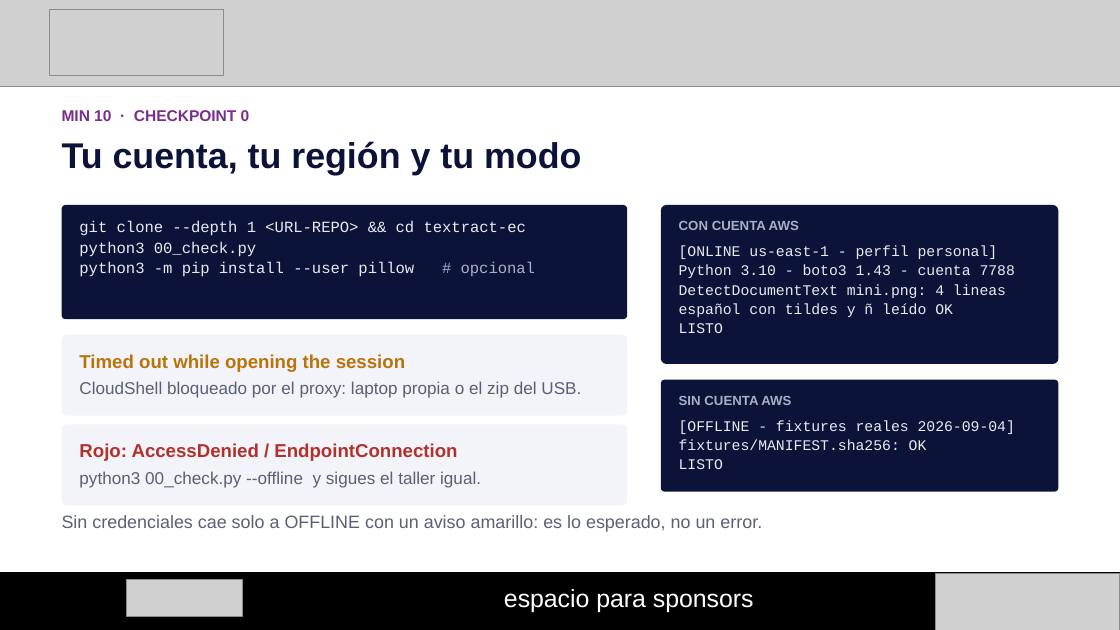
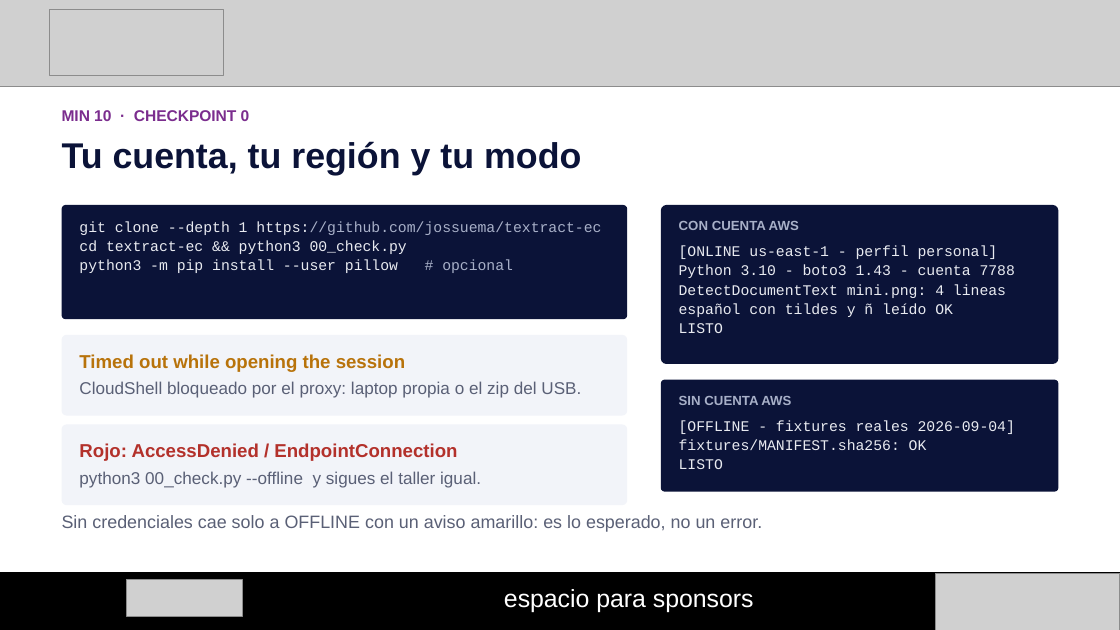
Before and after one commit to jossuema/textract-ec, a slide deck: slide 4 of slides/workshop-textract.pptx. Drawn at 1120x630 pixels with LibreOffice and Linux fonts; fonts in the diff are those of the drawing; grey boxes stand for pictures. Boxes give left, top, right and bottom in pixels: in the first picture for what was removed or moved away, otherwise in the second. Text is boxed around its words. In the diff, an @@ line names an element or a change of style, - is before the commit and + after.

```diff
--- a/slides/workshop-textract.pptx
+++ b/slides/workshop-textract.pptx
@@ text at [79, 221, 601, 254]: text changed; size 10 to 9.5 pt @@
-git clone --depth 1 <URL-REPO> && cd textract-ec
-python3 00_check.py
+git clone --depth 1 https://github.com/jossuema/textract-ec
+cd textract-ec && python3 00_check.py
@@ text at [79, 259, 513, 273]: size 10 to 9.5 pt in "python3 -m pip install --user pillow # ..." @@
```
Also in this commit, not shown: 2 other slides changed, 6 other files.
